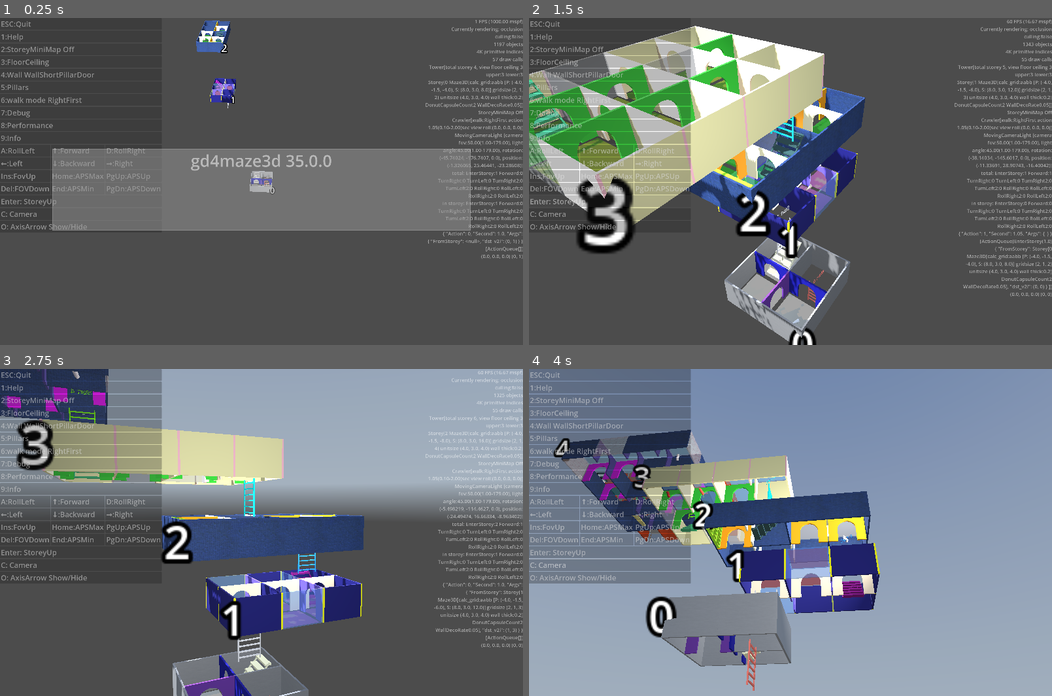
Above: before the commit, frames 1-4 (two rows, left to right).
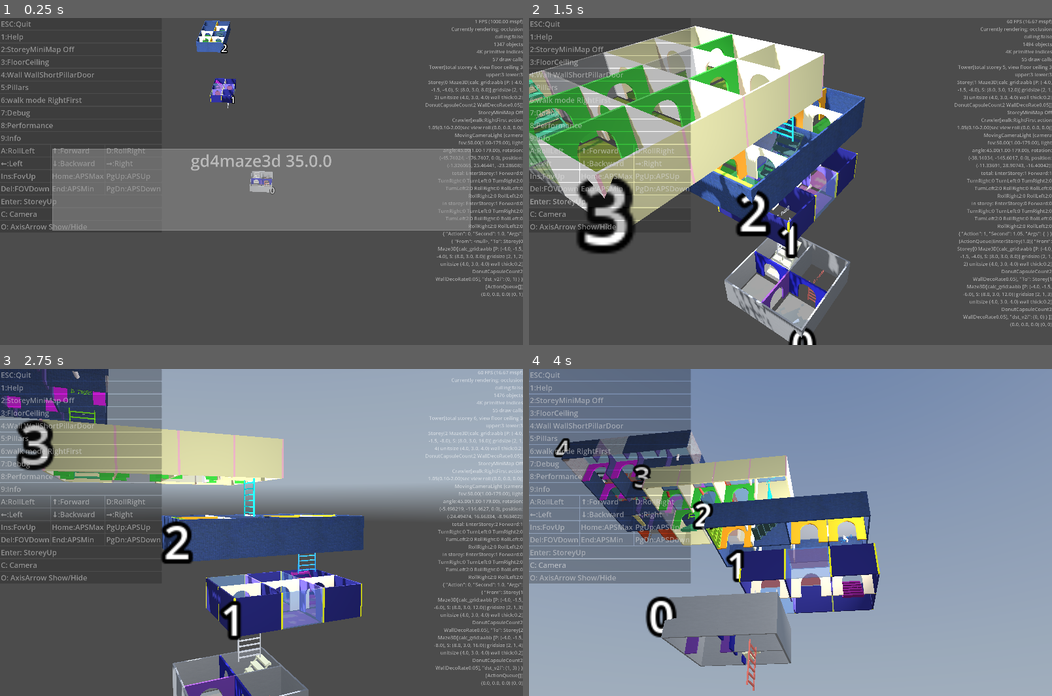
Above: after the commit, the same moments.

Repository: kasworld/gd4maze3d
Game: Godot game, scene res://main.tscn
Two runs of this game, one before a commit and one after it. Both use one fixed random seed, a clock stepped at 60 frames per second and the inputs below. A sky picture missing from this copy of the repository is replaced by a grey-blue gradient.
Inputs (mouse positions are in pixels of both pictures, inside the frame that each line leads up to):
- Up to frame 1 (0.25 s): no input
- Up to frame 2 (1.5 s): click "Enter: StoreyUp" at 0.5 s; click "Enter: StoreyUp" at 1.25 s
- Up to frame 3 (2.75 s): tap Enter at 2 s; move the mouse to (376, 516) at 2.02 s; hold Right from 2.03 s (still down); tap Q at 2.1 s; click (376, 516) at 2.17 s
- Up to frame 4 (4 s): move the mouse to (685, 548) at 2.77 s; release Right at 2.78 s; hold Down 2.78-3.53 s; tap E at 2.85 s; move the mouse to (842, 460) at 3.52 s; hold Right from 3.53 s (still down); tap 1 at 3.6 s

The runs differ from the first frame. In frame 1, 0.5% of the frame differs, in the area x 81-100%, y 7-86%; in frame 2, 0.9%, in the area x 81-100%, y 7-95%; in frame 3, 0.5%; in frame 4, nothing differs.
Error in both runs: Invalid call. Nonexistent function 'enqueue_with_speed' in base 'RefCounted (ActionQueue)'. (res://main.gd:183)

Commit message:
update Action.EnterStorey args

Diff:
--- a/crawler/crawler.gd
+++ b/crawler/crawler.gd
@@ -30,7 +30,6 @@
 var storey_action_stats :Dictionary
 var storey :Storey
 var pos_src :Vector2i
-#var pos_dst :Vector2i
 var dir_src : Maze.Dir
 
 func getCameraLight() -> MovingCameraLight:
@@ -58,11 +57,7 @@
 	$MeshInstance3D.mesh.bottom_radius = 0.07*LaneW
 	$MeshInstance3D.rotation.x = -PI/2
 	$MeshInstance3D.scale.x = 0.5
-	#$MeshInstance3D.position.x = LaneW*0.1
-	#$MeshInstance3D.position.z = -LaneW*0.1
 	$Label3D.text = "%d" % [ crawler_num ] # for debug
-	#$Label3D.position.x = LaneW*0.05
-	#$MovingCameraLight.position.z = LaneW*0.3
 	crawler_animation.animation_ended.connect(animation_ended)
 	$MovingCameraLight.get_light().light_energy = 1
 	return self
@@ -72,9 +67,8 @@
 
 func enter_storey(oldstorye :Storey, st :Storey, pos :Vector2i) -> void:
 	action_queue.clear()
-	action_queue.enqueue_with_second(ActionQueue.Action.EnterStorey, 1.0, {"FromStorey":oldstorye, "dst_v2i":pos})
+	action_queue.enqueue_with_second(ActionQueue.Action.EnterStorey, 1.0, {"From":oldstorye,"To":st,"dst_v2i":pos})
 	storey = st
-	#pos_dst = pos
 	pos_src = pos
 	rotation.y = 0
 	dir_src = Maze.RadianToDir(rotation.y)
@@ -103,7 +97,6 @@
 	match current_action.Action :
 		ActionQueue.Action.Forward:
 			if can_move_to_dir(dir_src):
-				#pos_dst = pos_src + Maze.DirToVt2[dir_src]
 				start_move_animation(storey, pos_src, pos_src + Maze.DirToVt2[dir_src])
 			else :
 				return false # action ignored
@@ -124,10 +117,10 @@
 		ActionQueue.Action.RollLeft2:
 			start_roll_animation(-PI)
 		ActionQueue.Action.EnterStorey: # for animation only
-			var from_storey :Storey = current_action.Args.FromStorey
+			var from_storey :Storey = current_action.Args.From
 			if from_storey == null:
-				from_storey = storey
-			start_inter_storey_move_animation(from_storey,storey, pos_src, current_action.Args.dst_v2i)
+				from_storey = current_action.Args.To
+			start_inter_storey_move_animation(from_storey, current_action.Args.To, pos_src, current_action.Args.dst_v2i)
 			astar_path_id.clear()
 
 	# update action stats
@@ -143,7 +136,6 @@
 	var p1 := p2 - diff
 	crawler_animation.add_animation(SimpleAnimation.MakeAnimation(
 		"ani_move", self, "position", p1, p2, current_action.Second, {"src_v2i":src, "dst_v2i" :dst} ))
-
 
 func animation_ended(cr :Node3D, ani :Dictionary) -> void:
 	if crawler_animation.is_empty():
@@ -164,8 +156,6 @@
 			pass
 	act_character()
 
-
-
 func _to_string() -> String:
 	return "Crawler[walk:%s action %ssec view roll:%s]" % [
 		walk2str(walk_mode), action_queue.action_second, rotation_degrees,
